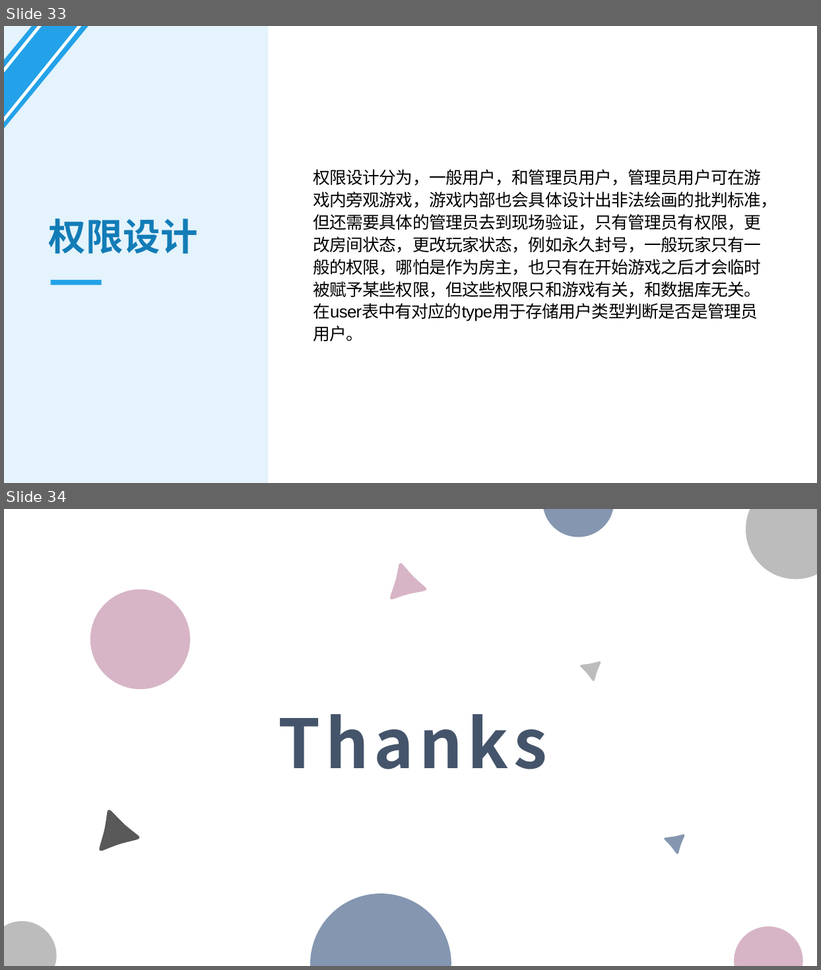
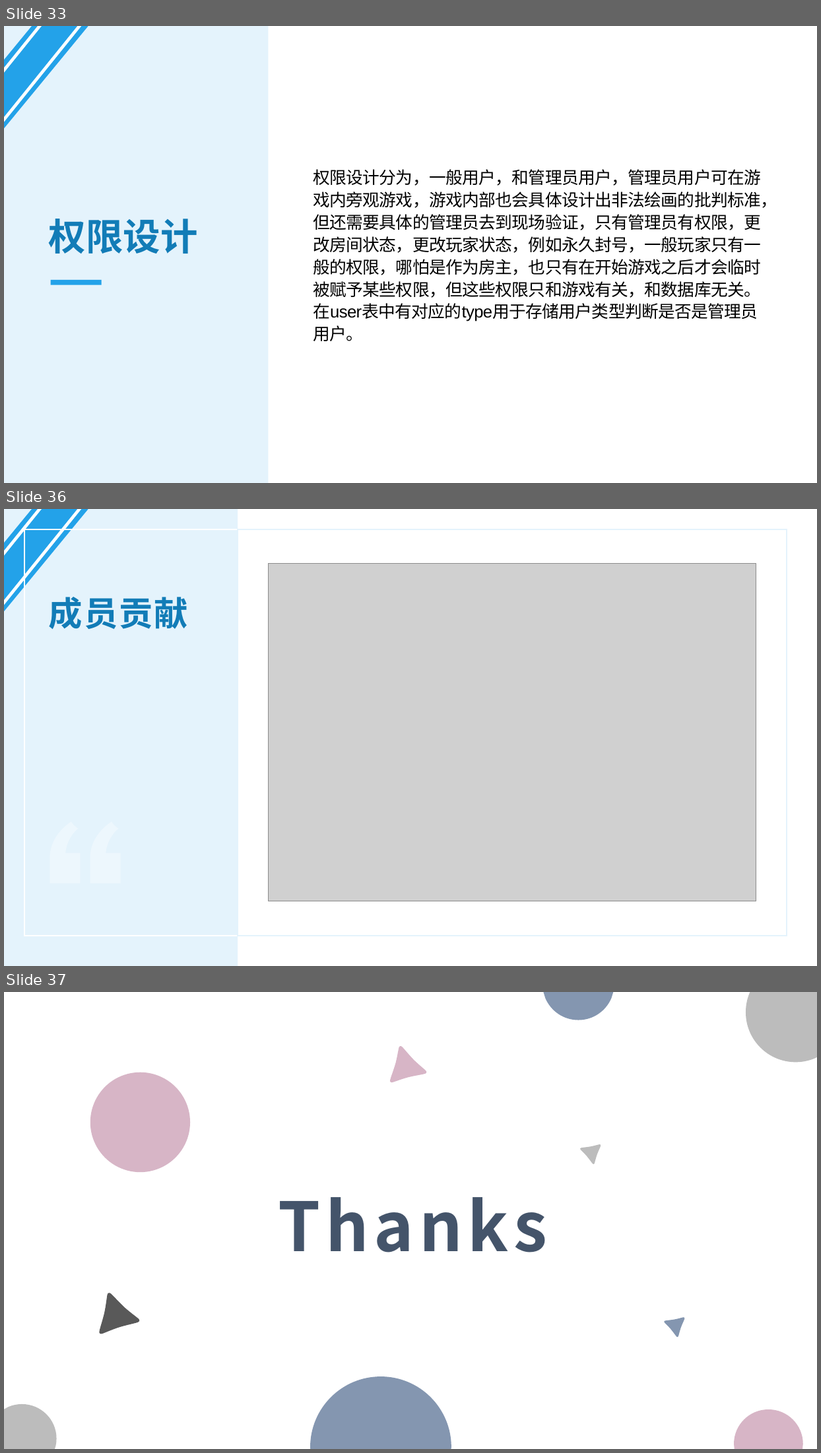
Before and after one commit to wugui1/Draw-and-guess, a slide deck: 第4次作业/系统设计和数据库设计答辩PPT.pptx. Shown one above the other, each under a label of ours: slides 33 and 34 before the commit, slides 33, 36 and 37 after it; the slides between them are not shown. The pictures are 821x970 and 821x1453 pixels, drawn with LibreOffice and Linux fonts; fonts in the diff are those of the drawing; grey boxes stand for pictures. Boxes give left, top, right and bottom in pixels: in the first picture for what was removed or moved away, otherwise in the second. Text is boxed around its words. In the diff, an @@ line names an element or a change of style, - is before the commit and + after.

```diff
--- a/第4次作业/系统设计和数据库设计答辩PPT.pptx
+++ b/第4次作业/系统设计和数据库设计答辩PPT.pptx
@@ slide 36 added at (4,509,817,966), background #FFFFFF @@
@@ rectangle added at (4,509,238,966), fill #E4F3FC @@
@@ freeform shape added at (4,509,88,612), fill #23A2E9 @@
@@ freeform shape added at (4,509,82,606), fill #FFFFFF @@
@@ freeform shape added at (4,509,42,557), fill #FFFFFF @@
@@ rectangle added at (24,529,238,936), outline #FFFFFF 1.5 pt @@
@@ rectangle added at (238,529,787,936), outline #E4F3FC 1.5 pt @@
@@ picture added at (268,564,756,902) @@
@@ text added at (49,597,188,629), 40 pt, text #127CB7, bold @@
+成员贡献
@@ freeform shape added at (50,822,81,883), fill #FFFFFF at 34% opacity @@
@@ freeform shape added at (90,822,121,883), fill #FFFFFF at 36% opacity @@
@@ what was slide 34 is now slide 37 @@
```
Also in this commit, not shown: 2 other slides added, 1 other file.
